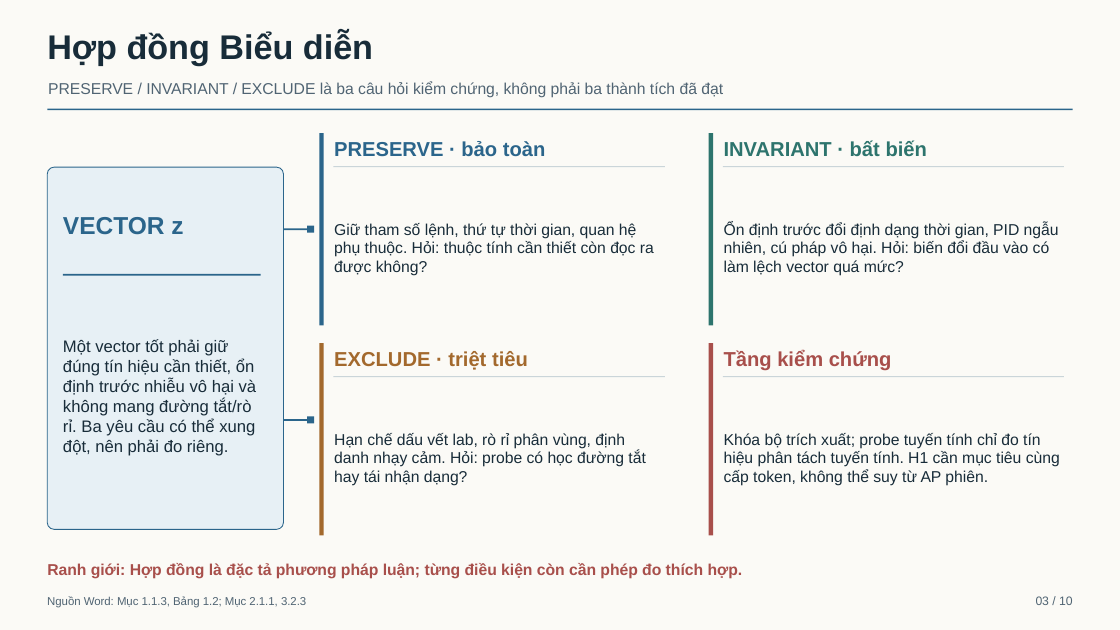
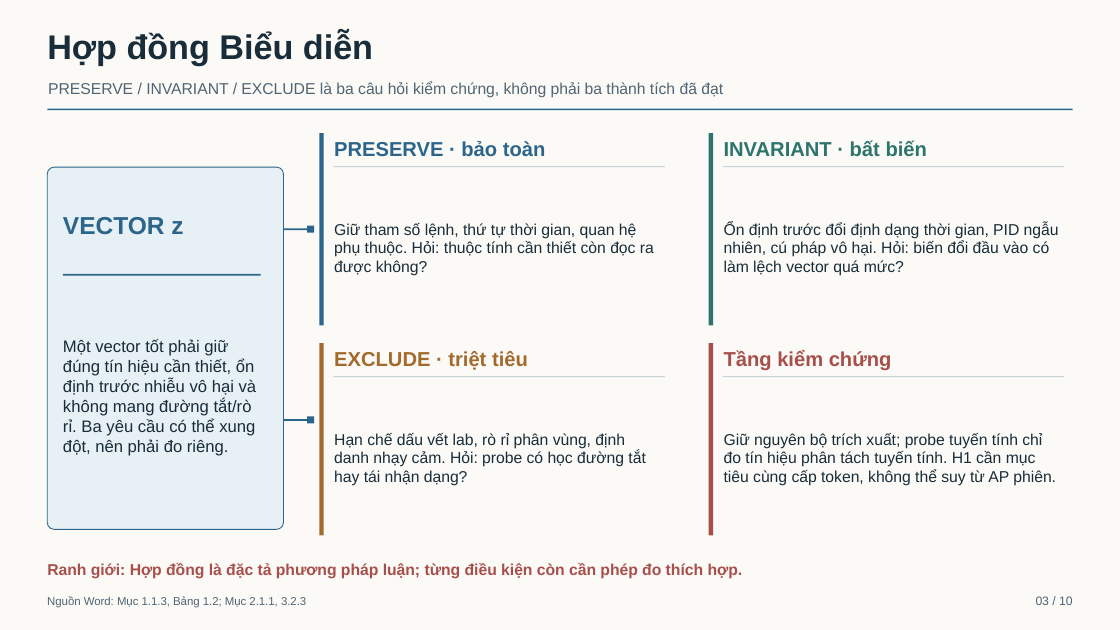
Before and after one commit to Minhlike/chuyen-de-chuyen-sau, a slide deck: slide 3 of bao-ve/Bao-cao-chuyen-de-10-slide-v4.pptx. Drawn at 1120x630 pixels with LibreOffice and Linux fonts; fonts in the diff are those of the drawing. Boxes give left, top, right and bottom in pixels: in the first picture for what was removed or moved away, otherwise in the second. Text is boxed around its words. In the diff, an @@ line names an element or a change of style, - is before the commit and + after.

```diff
--- a/bao-ve/Bao-cao-chuyen-de-10-slide-v4.pptx
+++ b/bao-ve/Bao-cao-chuyen-de-10-slide-v4.pptx
@@ text at (724, 433, 1056, 486): text changed @@
-Khóa bộ trích xuất; probe tuyến tính chỉ đo tín hiệu phân tách tuyến tính. H1 cần mục tiêu cùng cấp token, không thể suy từ AP phiên.
+Giữ nguyên bộ trích xuất; probe tuyến tính chỉ đo tín hiệu phân tách tuyến tính. H1 cần mục tiêu cùng cấp token, không thể suy từ AP phiên.
```
Also in this commit, not shown: 5 other slides changed, 2 slides added, 2 slides removed, 5 other files.
